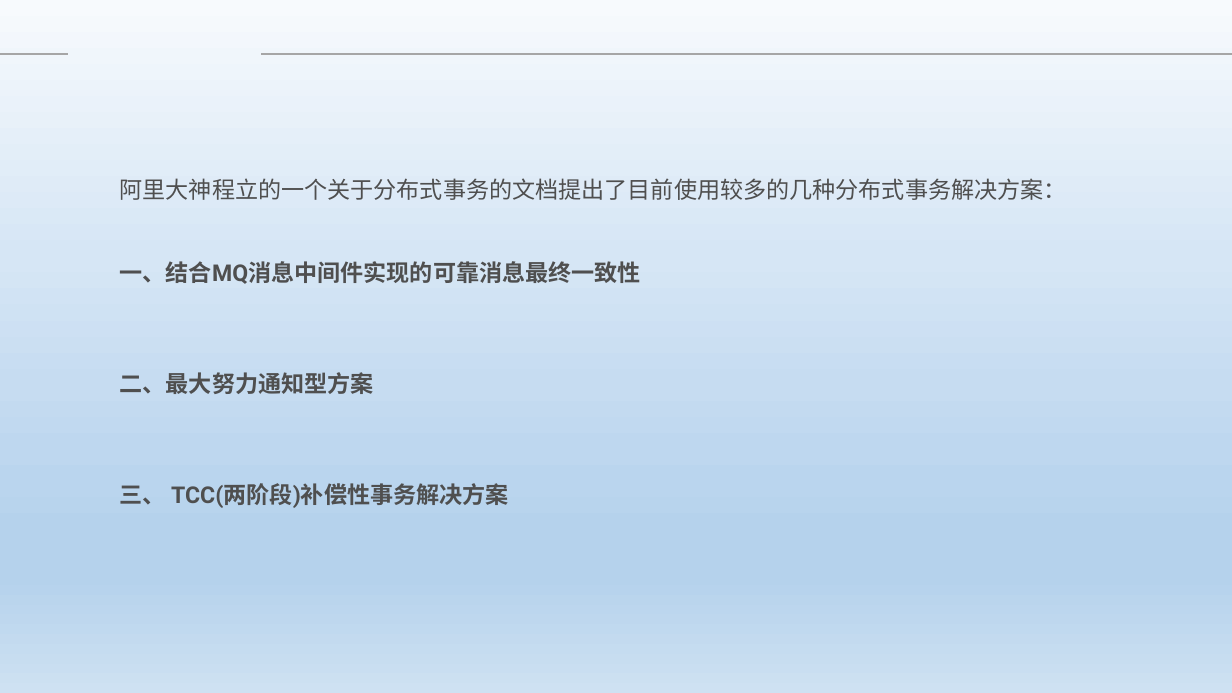
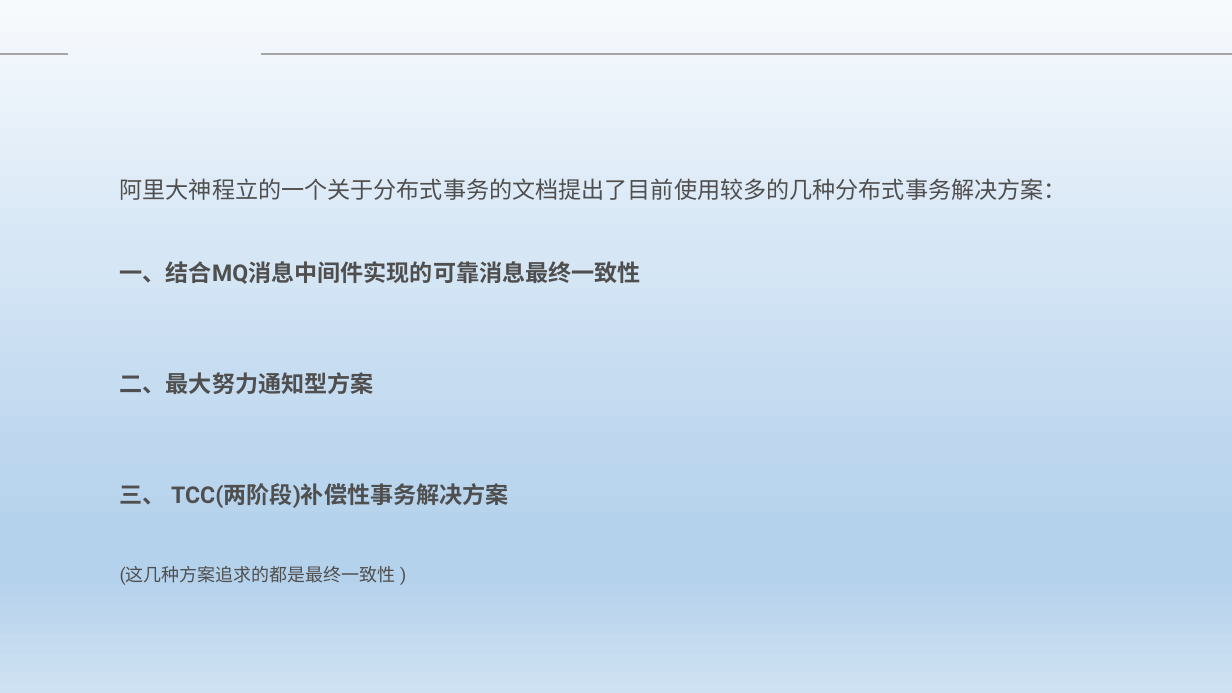
Before and after one commit to Heffie199/zhao_Note, a slide deck: slide 3 of 分布式事务的解决方案 .pptx. Drawn at 1232x693 pixels with LibreOffice and Linux fonts; fonts in the diff are those of the drawing; background and template pictures are left out. Boxes give left, top, right and bottom in pixels: in the first picture for what was removed or moved away, otherwise in the second. Text is boxed around its words. In the diff, an @@ line names an element or a change of style, - is before the commit and + after.

```diff
--- a/分布式事务的解决方案 .pptx
+++ b/分布式事务的解决方案 .pptx
@@ text at (120, 566, 396, 585): paragraph added @@
+(这几种方案追求的都是最终一致性 )
```
Also in this commit, not shown: 12 other slides changed.
